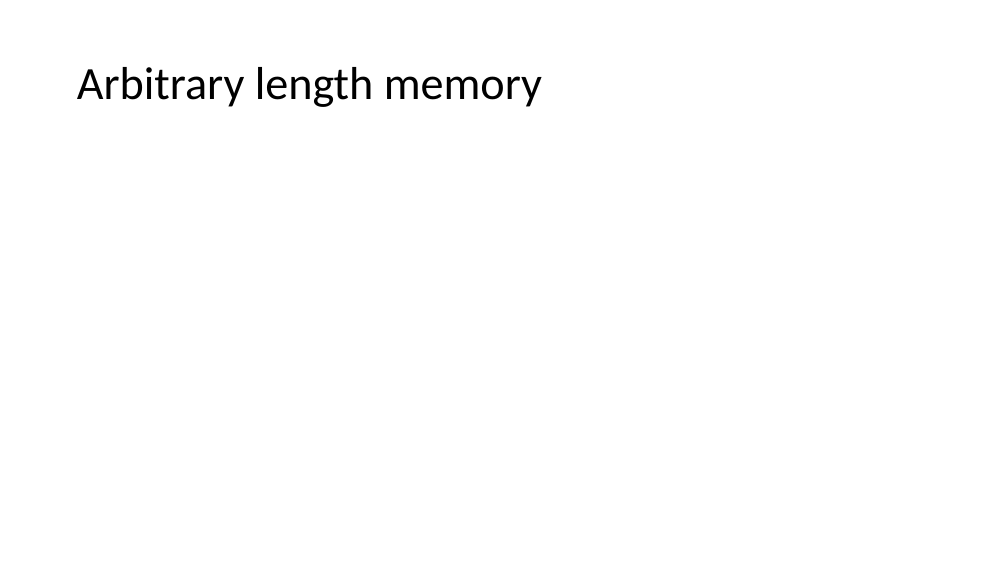
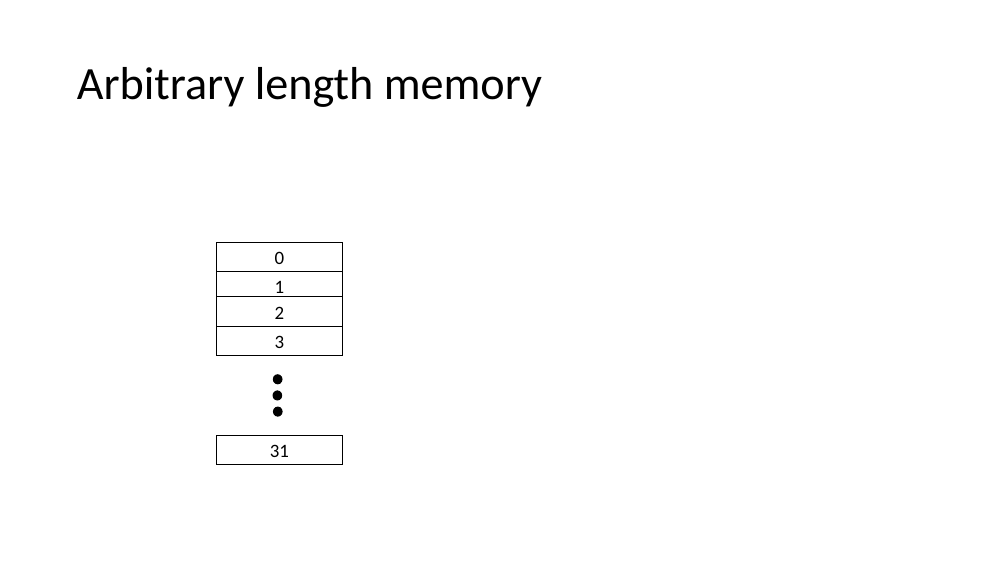
Before and after one commit to dillonhuff/CircuitFigures, a slide deck: slide 4 of CircuitFigures.pptx (slide 1 before the commit). Drawn at 1008x567 pixels with LibreOffice and Linux fonts; fonts in the diff are those of the drawing. Boxes give left, top, right and bottom in pixels: in the first picture for what was removed or moved away, otherwise in the second. Text is boxed around its words. In the diff, an @@ line names an element or a change of style, - is before the commit and + after.

```diff
--- a/CircuitFigures.pptx
+++ b/CircuitFigures.pptx
@@ group added at (217, 242, 343, 465): 5 rectangles, 3 ellipses @@
+0
+1
+2
+3
+31
```
Also in this commit, not shown: 5 slides added, 1 other file.
